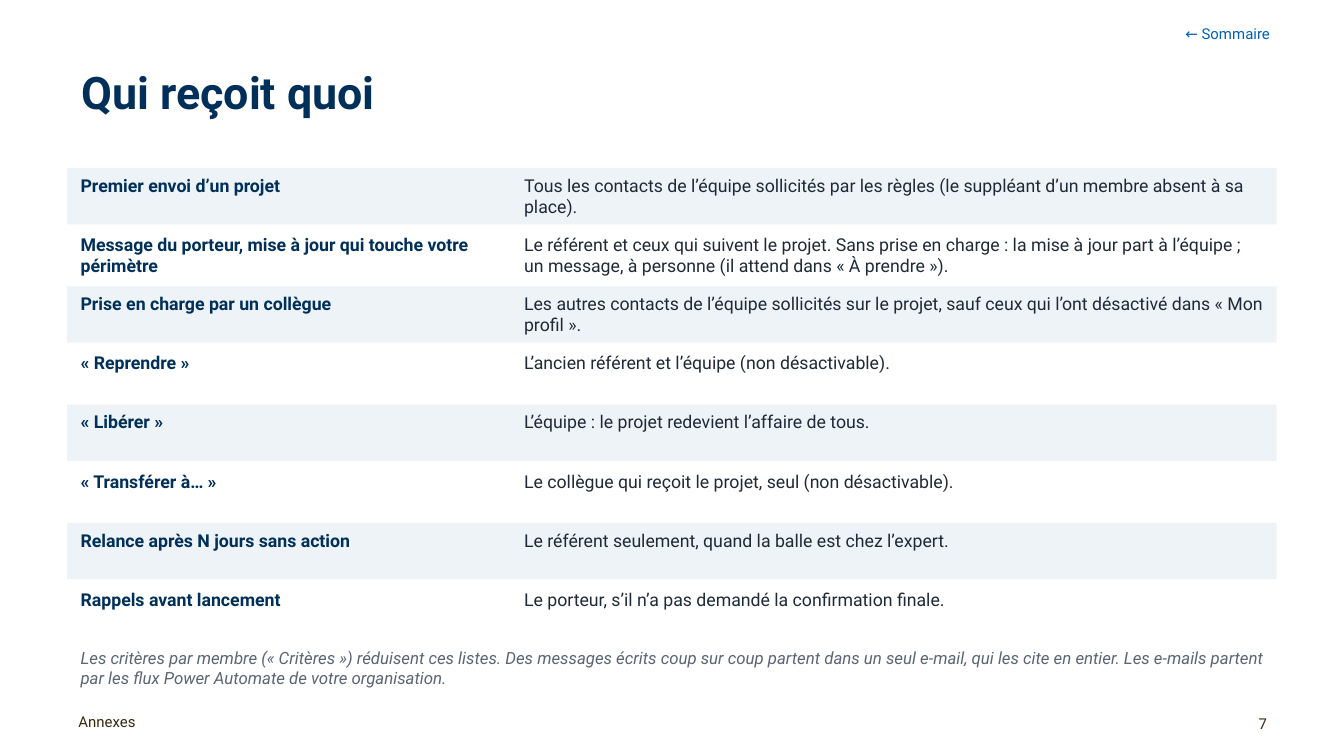
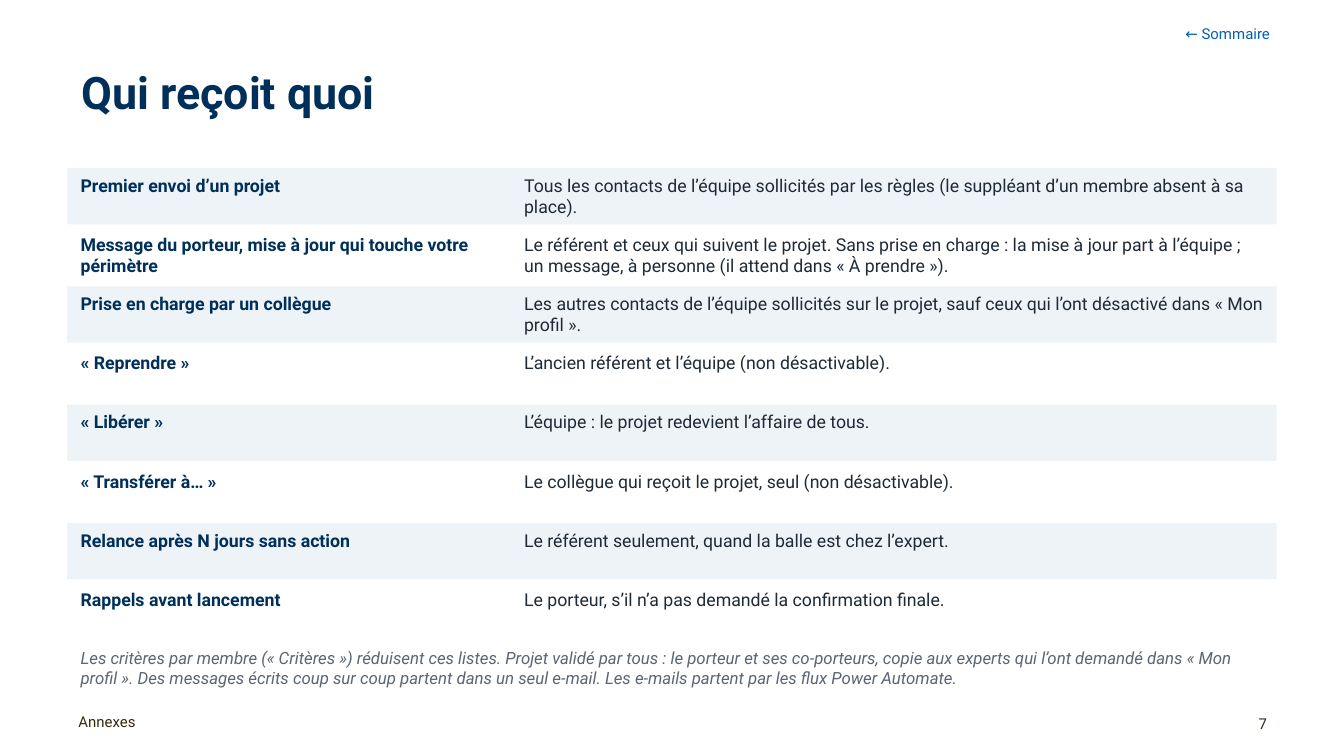
Before and after one commit to antoinelmariel-ux/ProjectNavigator, a slide deck: slide 7 of docs/Project Navigator_ Manuel SME.pptx. Drawn at 1344x756 pixels with LibreOffice and Linux fonts; fonts in the diff are those of the drawing; background and template pictures are left out. Boxes give left, top, right and bottom in pixels: in the first picture for what was removed or moved away, otherwise in the second. Text is boxed around its words. In the diff, an @@ line names an element or a change of style, - is before the commit and + after.

```diff
--- a/docs/Project Navigator_ Manuel SME.pptx
+++ b/docs/Project Navigator_ Manuel SME.pptx
@@ text at (81,651,1232,688): text changed @@
-Les critères par membre (« Critères ») réduisent ces listes. Des messages écrits coup sur coup partent dans un seul e-mail, qui les cite en entier. Les e-mails partent par les flux Power Automate de votre organisation.
+Les critères par membre (« Critères ») réduisent ces listes. Projet validé par tous : le porteur et ses co-porteurs, copie aux experts qui l’ont demandé dans « Mon profil ». Des messages écrits coup sur coup partent dans un seul e-mail. Les e-mails partent par les flux Power Automate.
```
Also in this commit, not shown: 6 other slides changed, 2 slides added, 1 other file.
